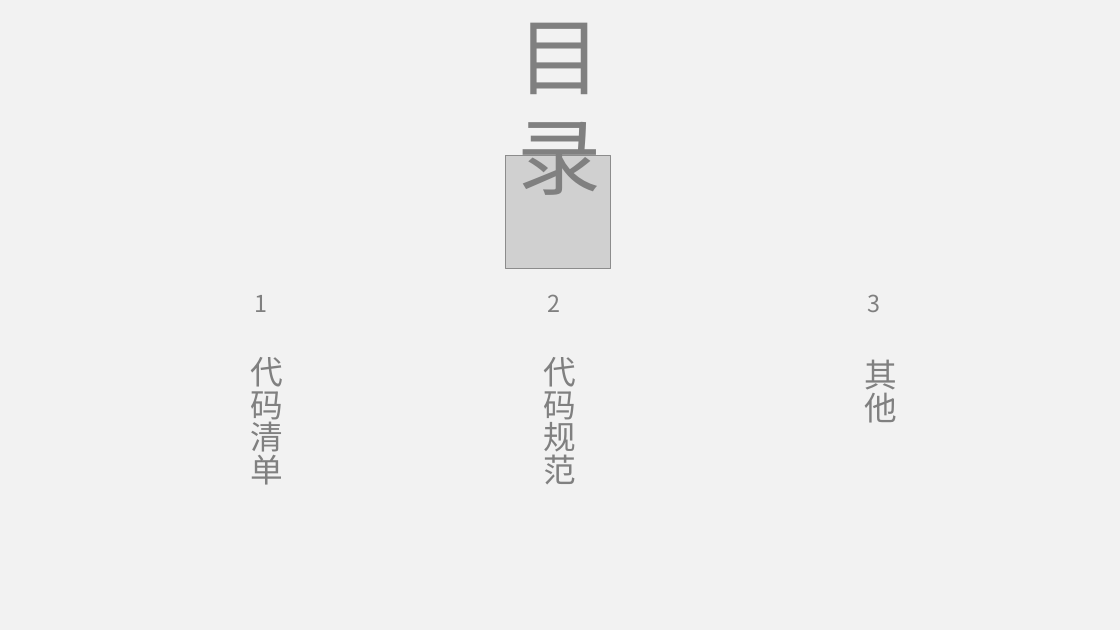
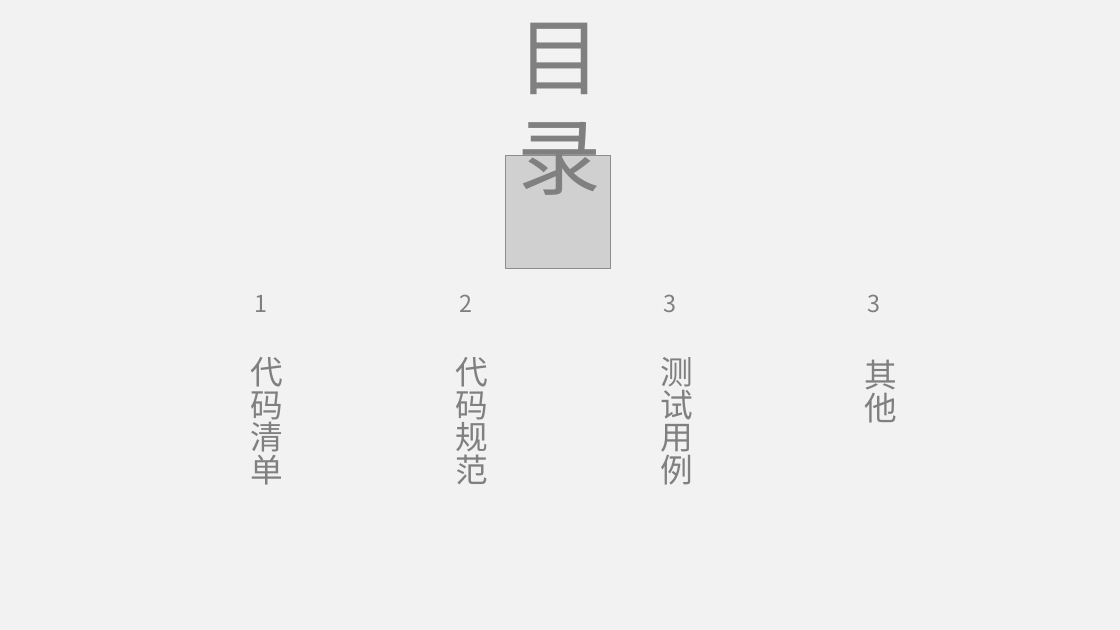
Before and after one commit to lenovo-wu/G11ZUCC, a slide deck: slide 2 of 代码实现.pptx. Drawn at 1120x630 pixels with LibreOffice and Linux fonts; fonts in the diff are those of the drawing; grey boxes stand for pictures. Boxes give left, top, right and bottom in pixels: in the first picture for what was removed or moved away, otherwise in the second. Text is boxed around its words. In the diff, an @@ line names an element or a change of style, - is before the commit and + after.

```diff
--- a/代码实现.pptx
+++ b/代码实现.pptx
@@ text "2": place and size @@
-text "2" at (547,294,560,312)
+text "2" at (459,294,472,312)
@@ text added at (664,294,677,312), 20 pt, text #808080 @@
+3
@@ text "代码规范": place and size @@
-text "代码规范" at (544,357,577,484)
+text "代码规范" at (455,357,488,484)
@@ text added at (660,357,693,485), 28 pt, text #808080 @@
+测试用例
```
Also in this commit, not shown: 2 other slides changed, 5 slides added.
